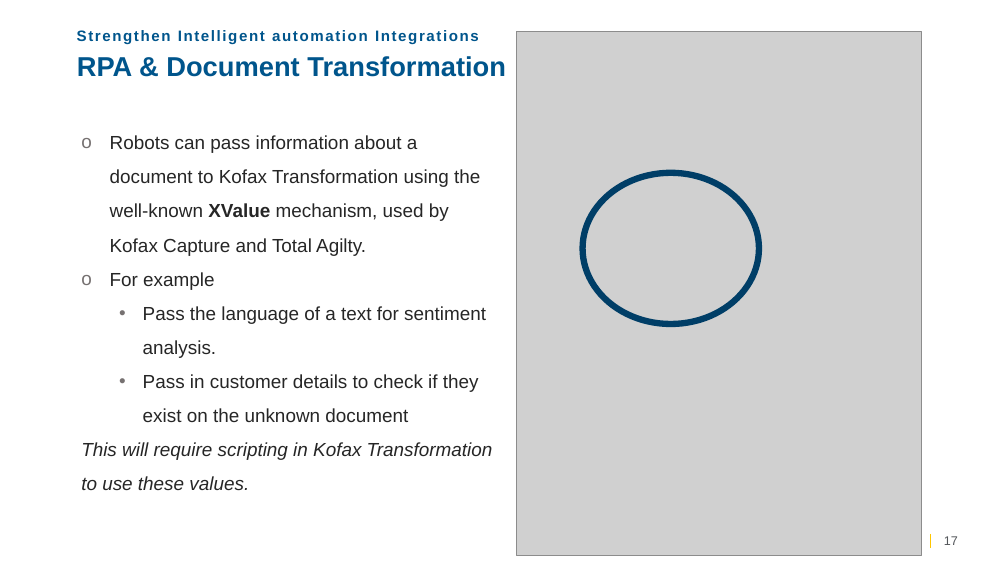
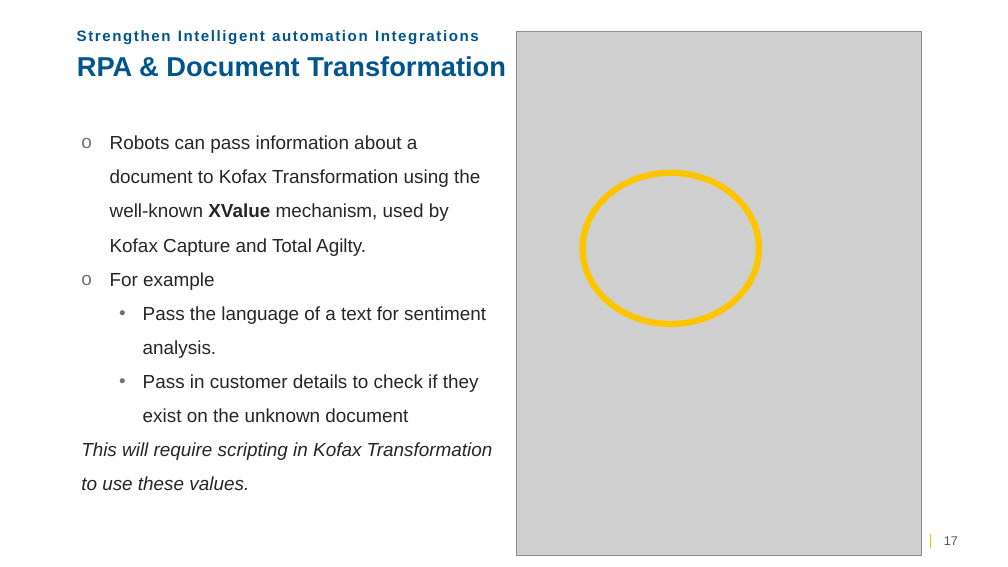
Before and after one commit to TungstenRPA/RPA-11.1, a slide deck: slide 17 of Whats new Kofax RPA 11.1 _ partner.pptx. Drawn at 1008x567 pixels with LibreOffice and Linux fonts; fonts in the diff are those of the drawing; grey boxes stand for pictures; background and template pictures are left out. Boxes give left, top, right and bottom in pixels: in the first picture for what was removed or moved away, otherwise in the second. Text is boxed around its words. In the diff, an @@ line names an element or a change of style, - is before the commit and + after.

```diff
--- a/Whats new Kofax RPA 11.1 _ partner.pptx
+++ b/Whats new Kofax RPA 11.1 _ partner.pptx
@@ ellipse at bbox=[583, 173, 759, 324]: outline #003F68 6 pt to #FFC600 6 pt @@
```
Also in this commit, not shown: 14 other slides changed, 1 slide added.
